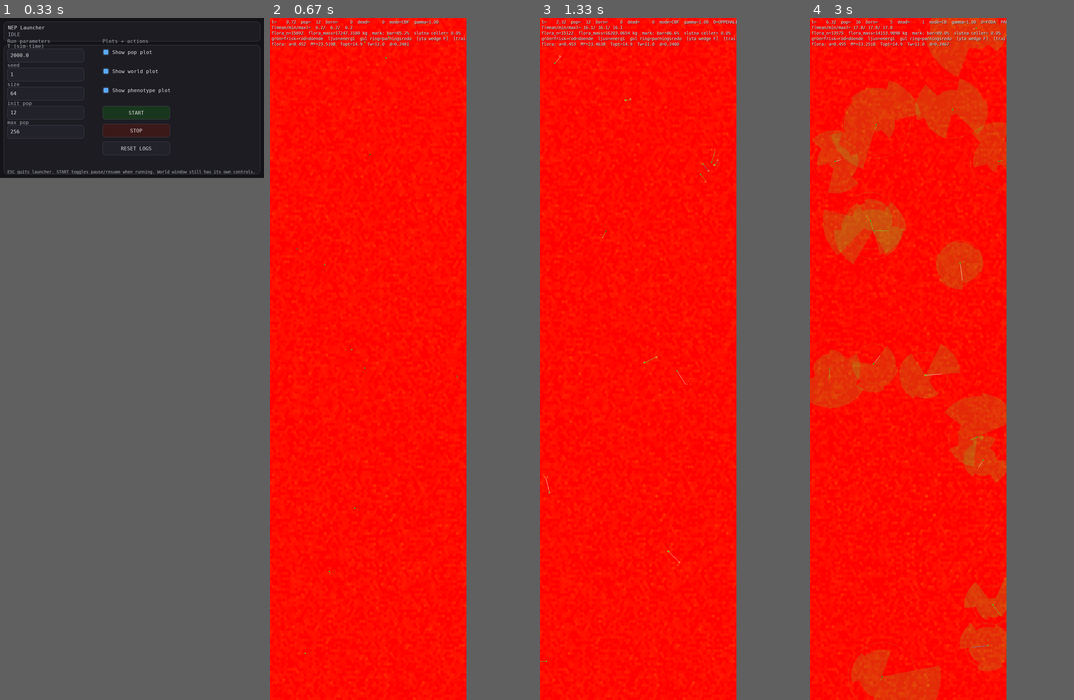
Above: before the commit, frames 1-4 (left to right).
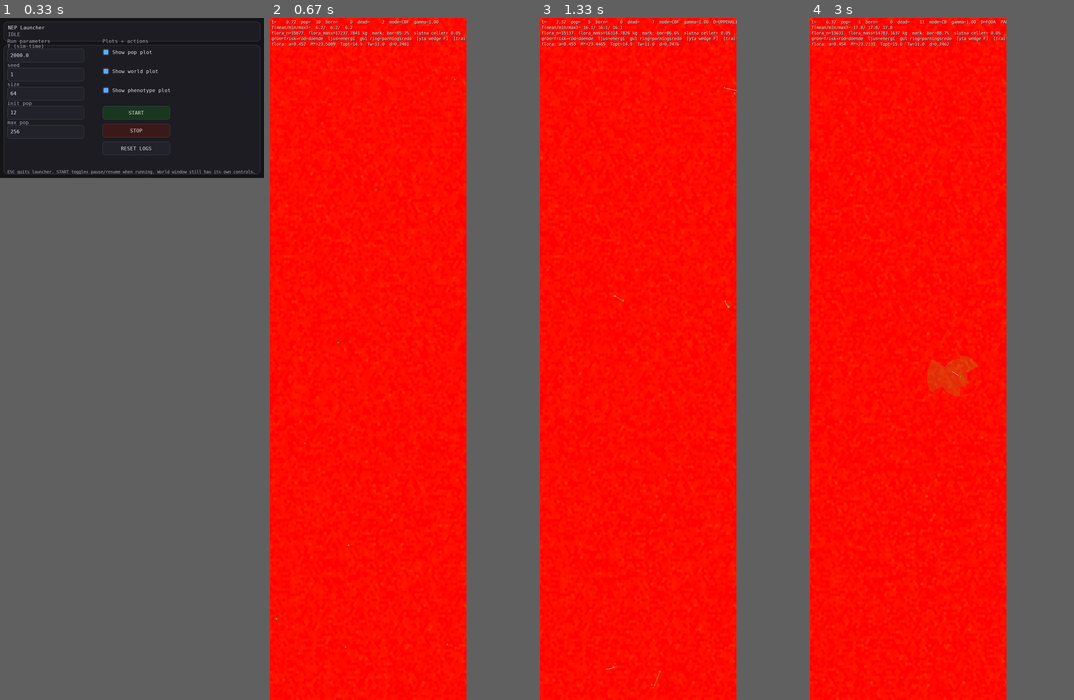
Above: after the commit, the same moments.

Repository: JoakimStorck/nep-process
Game: pygame game, started from nep_gui_launcher.py
Same seed, same stepped clock (60 frames per second), same inputs: the game is played once before the commit and once after it.
Inputs (mouse positions are in pixels of both pictures, inside the frame that each line leads up to):
- Up to frame 1 (0.33 s): no input
- Up to frame 2 (0.67 s): click "START" at 0.38 s
- Up to frame 3 (1.33 s): hold D 0.67-1.13 s; move the mouse to (685, 461) at 0.7 s; hold W from 1.17 s (still down); move the mouse to (706, 440) at 1.2 s; tap Space at 1.23 s
- Up to frame 4 (3 s): release W at 1.47 s; hold D 1.5-1.97 s; move the mouse to (926, 181) at 1.53 s; tap Space at 1.57, 1.87, 2.07, 2.37, 2.63, 2.93 s; hold A 2-2.53 s; move the mouse to (836, 372) at 2.03 s; tap 1 at 2.15 s; hold A 2.57-2.97 s; move the mouse to (870, 113) at 2.6 s

Frame 1 is identical in both runs. In frame 2, less than 0.1% of the frame differs, in the area x 2-72%, y 0-94%; in frame 3, 0.2%; in frame 4, 18%, in the area x 0-75%, y 0-100%.

Commit message:
0226: de två flödena — omsättningen och den irreversibla skadan
Dynamikändring, steg 2 i docs/aldrandet.md. Kroppen bär nu två flöden i
stället för ett.

Omsättningen ligger inom basalen. k_basal är Kleiber och innehåller redan
proteinomsättningen, så en egen post ovanpå vore samma dubbelbokföring som
0212 rättade i termoregleringen:

    Φ = andel · basal / (M · E_synt)        andel = 0,11 av BMR
    u = min(1, repair_capacity · e^(-repair_W_decay · W))
    out_basal *= (1 - andel · (1 - u))
    dA        = dt · Φ · (1 - u · (1 - f_irr))     f_irr = 0,0031

repair_capacity är dimensionslöst sedan nu: andel av den omsättning kroppen
behöver, inte en absolut takt. Det tar bort skalkrocken 0225 mätte, där taket
0,10-1,50 var ett omsättningstal medan inflödet 0,0013 var ett åldrandetal.
Den som utför mindre omsättning betalar mindre basal och betalar i stället
med skada som aldrig lagas.

A är ett nytt tillstånd. D är akut, reparerbar skada och återställs som förut;
A återställs aldrig, och dödströskeln läser summan. dD_age utgår — den var en
andra, parallell åldrandeklocka.

Utfall, f6-256 frö 1 till månad 36 (runs/p226) mot 0224:

                           0224        0226
  bestånd vid månad 36      128         139
  toppbestånd               436         406
  dödsfall totalt         1 530         470
  därav skada                 3          83   (0,2 % -> 17,7 %)
  livslängd median         3,00 mån    3,62 mån
  Φ                           —        0,945 /mån
  u                           —        0,990

Åldrandet biter och beståndet bär det: dödsfallen faller till en tredjedel
medan beståndet är oförändrat, och Φ landar mitt i vad härledningen förutsade.

Avvägningen har ett inre optimum. repair_capacity går från 0,863 till 1,281
och stannar där, inte vid taket 1,50: under 1,0 sparar man basal men
ackumulerar skada, över 1,0 betalar man full basal och köper tid innan
slitaget eroderar kapaciteten under ett. Vid 1,281 dröjer det ~14 månader
innan nedgången börjar. Första gången en livshistorieaxel i modellen hittar
ett inre optimum i stället för en vägg.

Förbehåll: liten6 ger 205/228/1 071 djurmånader mot 1 640/1 505/1 589 och dör
ut i två frön inom 22 respektive 28 månader. Orsaken är att
repair_capacity-intervallet numera betyder andel av behövd omsättning, så
grundare under ~0,9 är icke-livsdugliga genotyper som slås ut direkt; med 80
grundare hinner selektionen arbeta, med 40 inte alltid. Intervallet ska
ankras om i egen patch. k_age0, k_age1 och k_ageD har inga läsare kvar och
städas separat. Loggfälten för A och omsättningen följer med här eftersom
mekanismen skapade tillstånden — de går inte att mäta i en senare patch.

Invariantsviten godkänd i alla fyra körningar.

Co-Authored-By: Claude Opus 5 <noreply@anthropic.com>

Diff:
--- a/agent.py
+++ b/agent.py
@@ -1002,6 +1002,42 @@
     growth_R_min: float = 0.30   # ingen aktiv tillväxt under denna reservgrad
     growth_R_full: float = 0.60  # full tillväxthastighet först här
 
+    # --- Omsättningen och den irreparabla skadan (0226) ---------------------
+    #
+    # Se `docs/aldrandet.md`. Kroppen bär två flöden, inte ett.
+    #
+    # **Omsättningen ligger inom basalen, inte ovanpå.** `k_basal` är Kleibers
+    # helkroppsmetabolism och innehåller redan proteinomsättningen; att dra
+    # omsättningen som en egen post vore samma dubbelbokföring som 0212 rättade
+    # i termoregleringen. Andelen sätts därför som en del *av* basalen, och den
+    # som utför mindre omsättning betalar mindre basal — sänkt proteinomsättning
+    # är en verklig energisparstrategi.
+    #
+    # **Andelen har två oberoende ankare som möts.** Energiandelen av BMR och
+    # den uppmätta fraktionella syntestakten är mätningar av samma sak:
+    #
+    #     andel av BMR   flöde Φ (kroppar/mån)   %/dygn    uppmätt FSR
+    #        10 %              0,72               2,4      2–3 %/dygn
+    #        15 %              1,08               3,6
+    #        20 %              1,43               4,8
+    #
+    # De skär varandra vid omkring elva procent, och ingenting justerades för
+    # att få dem dit.
+    TURNOVER_SHARE_BMR: float = 0.11
+
+    # **Allometrin faller ut gratis.** Flödet per kilo är
+    # `Φ = andel · k_basal · M_våt^0,75 / (M · E_synt) ∝ M^−0,25`, alltså
+    # exakt fria-radikal-teorins takt: klockan går i takt med ämnesomsättningen
+    # per kilo, och livslängden blir `∝ M^0,25` utan att någon exponent skrivs
+    # någonstans. Därmed utgår rättelse 3 ur storleksrevisionen som egen patch.
+    #
+    # **Kalibrerad konstant.** Den irreparabla andelen av omsättningen är det
+    # enda talet i mekanismen som inte är härlett. Ankaret är maxlivslängd: en
+    # växtätare på två kilo blir tio till tolv år, och 0,31 procent ger
+    # `A = 0,5` vid 150 månader för referenskroppen. Den är alltså satt mot en
+    # uppmätt livslängd och **inte** mot ett önskat populationsutfall.
+    IRREPARABLE_FRAC: float = 0.0031
+
     # Gestationstillväxthastighet (kg fetal torrsubstans per tidsenhet).
     # Föräldern kataboliserar ~0,2 kg kroppsmassa under gestationen.
     gestation_growth_kg_per_s: float = 0.085
@@ -1204,6 +1240,12 @@
     # (0222). Förvalet är den fria aminosyrapoolen ensam, för en kropp som inte
     # fått sin fenotyp än.
     _n_pool_cap_frac: float = N_POOL_CAP_FRAC
+
+    # **Irreversibel skada (0226).** Den andel av omsättningsflödet som inte
+    # lagas: det som `D` aldrig var. `D` är akut, reparerbar skada — ansträngning,
+    # svält, kyla — och återställs. `A` återställs aldrig, och det är åldrandet.
+    # Dödströskeln läser summan.
+    A: float = 0.0
 
     # structural state
     M: float = 0.0        # body mass
@@ -2138,6 +2180,36 @@
         # Det obligatoriska tillväxtdrivet (sektion 2C.5) är den mekanism som
         # förhindrar r-strategi via minimerad massa — inte metaboliken.
         out_basal   = dt * metab * (M_eff ** 0.75) * _k_basal
+
+        # --- Omsättningen, inom basalen (0226) -----------------------------
+        #
+        # Flödet är den massa som måste byggas om per tidsenhet, härlett ur
+        # omsättningens andel av basalen och syntesarbetet per kilo:
+        #
+        #     Φ = andel · basal / (M · E_synt)          [kroppar per tidsenhet]
+        #
+        # `u` är den andel av flödet individen faktiskt utför. Locus
+        # `repair_capacity` är **dimensionslöst** sedan 0226: det betyder andel
+        # av den omsättning kroppen behöver, inte en absolut takt. Det tar bort
+        # den skalkrock mätningen efter 0224 hittade, där taket 0,10–1,50 var
+        # ett omsättningstal medan inflödet 0,0013 var ett åldrandetal.
+        #
+        # Slitaget sänker `u` med den kurva som redan fanns — det var aldrig
+        # felet — så åldrandet accelererar av sig självt: mindre omsättning ger
+        # mer skada ger mer slitage.
+        _E_synt_oms = float(AP.E_labile_J_per_kg) * (1.0 / max(1e-9, float(AP.anabolism_eff)) - 1.0)
+        _andel_oms = float(AP.TURNOVER_SHARE_BMR)
+        _flode_oms = 0.0
+        _u_oms = 1.0
+        if _andel_oms > 0.0 and float(self.M) > 0.0 and _E_synt_oms > 0.0:
+            _flode_oms = (_andel_oms * out_basal / dt) / (float(self.M) * _E_synt_oms)
+            _kap = float(pheno.repair_capacity) * math.exp(
+                -float(AP.repair_W_decay) * float(self.W))
+            _u_oms = _kap if _kap < 1.0 else 1.0
+            _u_oms = _u_oms if _u_oms > 0.0 else 0.0
+            # Den som utför mindre omsättning betalar mindre basal.
+            out_basal *= (1.0 - _andel_oms * (1.0 - _u_oms))
+
         out_compute = dt * metab * M_eff * _compute_cost * float(activity)
 
         sense_cost = float(self._sense_cost(pheno))
@@ -2511,8 +2583,17 @@
         dD_eff = dt * (_k_damage * susc * (1.0 + 1.2 * e_lack) * frail * effort * starve_stress)
         dD_met = dt * (float(pheno.stress_per_drain) * drain_rate_n * starve_stress)
 
-        age_rate = max(0.0, _k_age0 + _k_age1 * float(age_s))
-        dD_age   = dt * age_rate * (1.0 + _k_ageD * d_norm) * (1.0 + frailty_gain)
+        # **`dD_age` utgår (0226).** Den var en andra, parallell åldrandeklocka
+        # vid sidan av skadeackumulationen — två ägare till ett fenomen. Åldrandet
+        # bärs nu av `A`, den irreparabla andelen av omsättningsflödet, och den
+        # klockan går i takt med ämnesomsättningen per kilo i stället för med
+        # kalendern. `k_age0`, `k_age1` och `k_ageD` har inga läsare kvar; de
+        # städas i en egen patch.
+        dD_age   = 0.0
+
+        # Den irreparabla skadan: vad omsättningen inte hinner med, plus den
+        # andel av det den *gör* som ändå inte återställer vävnaden.
+        dA = dt * _flode_oms * (1.0 - _u_oms * (1.0 - float(AP.IRREPARABLE_FRAC)))
 
         # Svältskada: massan relativt kroppens **egen topp**, inte relativt en
         # utlovad kurva. Se `_uppdatera_topp` för varför.
@@ -2547,6 +2628,9 @@
             "dD_age": float(dD_age),
             "dD_starve": float(dD_starve),
             "dD_cold": float(dD_cold),
+            "dA": float(dA),
+            "flode_oms": float(_flode_oms),
+            "u_oms": float(_u_oms),
             "effort": float(effort),
             "rest": float(rest),
             "speed_n": float(speed_n),
@@ -2565,6 +2649,9 @@
         # för det äldsta djur som någonsin dött i samma körning.
         D_raw = D_before + dD_in
         self.D = clamp(D_raw, 0.0, _D_max)
+        # `A` återställs aldrig. Dödströskeln läser summan av akut och
+        # irreversibel skada.
+        self.A = float(self.A) + dA
 
         E_pain_repair = float(self.step_pain_and_repair(ctx, pheno, D_before=D_before))
         E_out_repair  = E_pain_repair
@@ -2615,8 +2702,9 @@
         # ensamt.
         _M_top = float(getattr(self, "_M_peak", 0.0))
         _M_dod = max(_M_min, float(self.AP.M_waste_frac) * _M_top) if _M_top > 0.0 else _M_min
-        if float(D_raw) >= _D_max or float(self.M) <= _M_dod:
-            self.death_cause = "damage" if float(D_raw) >= _D_max else "starvation"
+        _skada_total = float(D_raw) + float(self.A)
+        if _skada_total >= _D_max or float(self.M) <= _M_dod:
+            self.death_cause = "damage" if _skada_total >= _D_max else "starvation"
             self.alive = False
             return
 
--- a/population.py
+++ b/population.py
@@ -724,6 +724,7 @@
         # `effort`-normeringen mot något mätt: den går i dag mot `v_max = 100`,
         # som är en klampningsgräns och ingen biologisk fart.
         dmg_keys = ["dD_eff", "dD_met", "dD_age", "dD_starve", "dD_cold",
+                    "dA", "flode_oms", "u_oms",
                     "effort", "rest", "speed_n"]
         dmg_sums = {k: 0.0 for k in dmg_keys}
         for a in alive:
@@ -737,7 +738,7 @@
         if pop_n > 0:
             # De tre sista är tillstånd och inte flöden; de rapporteras som
             # medelvärde över beståndet.
-            for k in ("effort", "rest", "speed_n"):
+            for k in ("effort", "rest", "speed_n", "flode_oms", "u_oms"):
                 dmg_sums[k] /= float(pop_n)
         flow_sums.update(dmg_sums)
 
@@ -761,6 +762,8 @@
                              dtype=np.float64, count=pop_n)
             _Dv = np.fromiter((float(getattr(a.body, "D", 0.0)) for a in alive),
                               dtype=np.float64, count=pop_n)
+            _Av = np.fromiter((float(getattr(a.body, "A", 0.0)) for a in alive),
+                              dtype=np.float64, count=pop_n)
             _alder = np.fromiter(
                 (max(0.0, float(t) - float(getattr(a, "birth_t", 0.0))) for a in alive),
                 dtype=np.float64, count=pop_n)
@@ -773,8 +776,9 @@
                 flow_sums[_pre + "D"] = float(np.median(_Dv[_idx]))
                 flow_sums[_pre + "W"] = float(np.median(_W[_idx]))
                 flow_sums[_pre + "alder"] = float(np.median(_alder[_idx]))
+                flow_sums[_pre + "A"] = float(np.median(_Av[_idx]))
                 _dsum = {k: 0.0 for k in ("dD_eff", "dD_met", "dD_age",
-                                          "dD_starve", "dD_cold")}
+                                          "dD_starve", "dD_cold", "dA")}
                 for _j in _idx:
                     _dm = getattr(alive[int(_j)].body, "last_damage_terms", None)
                     if isinstance(_dm, dict):
@@ -784,6 +788,8 @@
                     flow_sums[_pre + _k] = float(_v)
 
             # Slitaget över hela beståndet — fältet saknades i loggen.
+            flow_sums["median_A"] = float(np.median(_Av))
+            flow_sums["p90_A"] = float(np.percentile(_Av, 90.0))
             flow_sums["median_W"] = float(np.median(_W))
             flow_sums["p10_W"] = float(np.percentile(_W, 10.0))
             flow_sums["p90_W"] = float(np.percentile(_W, 90.0))
Not shown, changed: TODO.md
